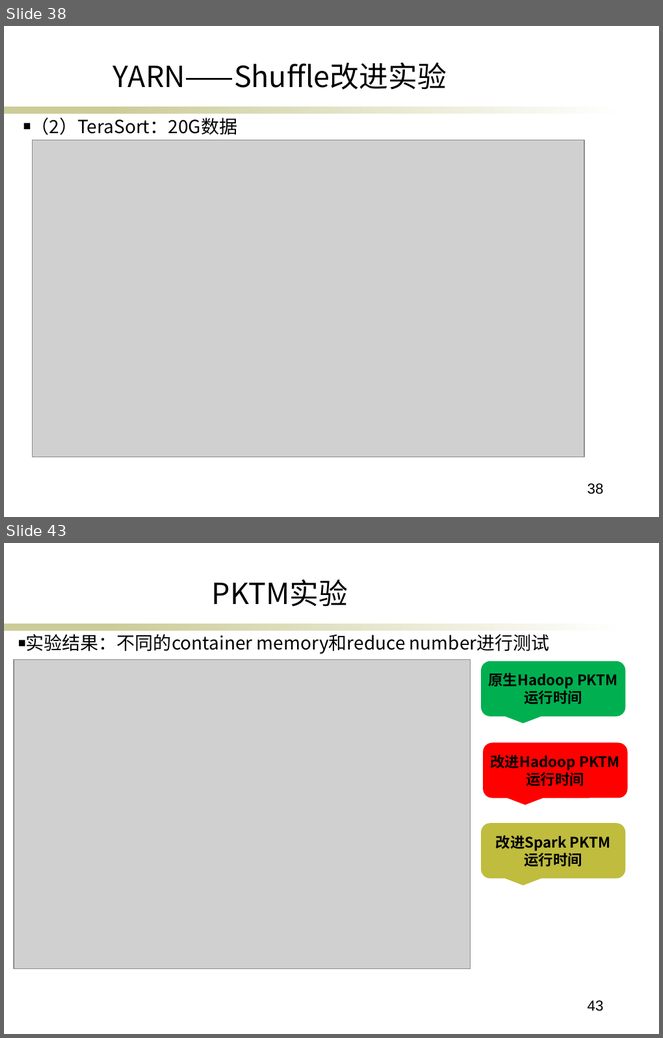
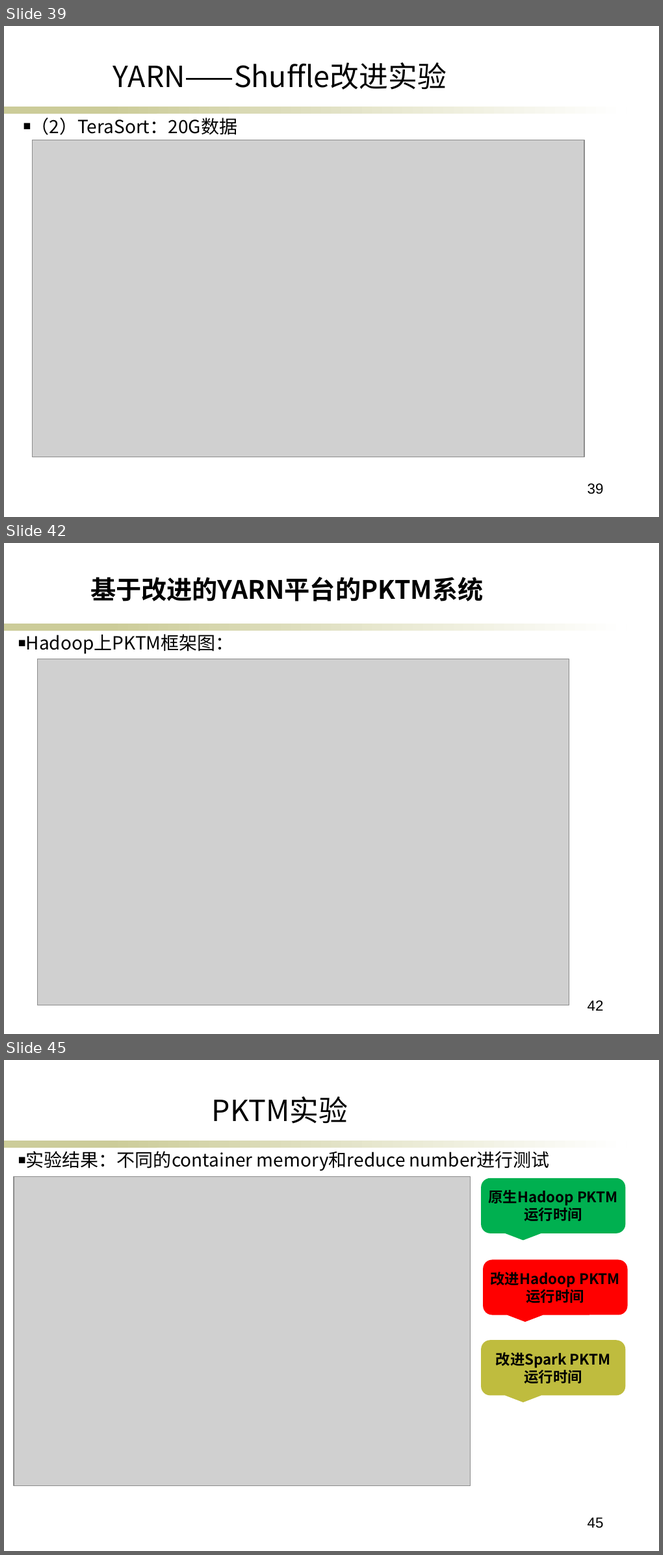
Before and after one commit to ericsonyc/paper, a slide deck: 毕业答辩.pptx. Shown one above the other, each under a label of ours: slides 38 and 43 before the commit, slides 39, 42 and 45 after it; the slides between them are not shown. The pictures are 663x1038 and 663x1555 pixels, drawn with LibreOffice and Linux fonts; fonts in the diff are those of the drawing; grey boxes stand for pictures; background and template pictures are left out. Boxes give left, top, right and bottom in pixels: in the first picture for what was removed or moved away, otherwise in the second. Text is boxed around its words. In the diff, an @@ line names an element or a change of style, - is before the commit and + after.

```diff
--- a/毕业答辩.pptx
+++ b/毕业答辩.pptx
@@ slide 42 added at <box>4,543,659,1034</box>, background #FFFFFF; not listed: 2 template elements that a slide beside it also shows @@
@@ text added at <box>90,577,483,601</box>, 28 pt, text #000000, bold @@
+基于改进的YARN平台的PKTM系统
@@ text added at <box>26,634,234,654</box>, 20 pt, text #000000 @@
+■ Hadoop上PKTM框架图：
@@ picture added at <box>37,659,569,1006</box> @@
@@ page number added at <box>588,1001,604,1011</box>, 16 pt, text #000000 @@
+42
@@ what was slide 38 is now slide 39 @@
@@ page number at <box>588,484,604,495</box>: text changed @@
-38
+39
@@ what was slide 43 is now slide 45 @@
@@ page number at <box>588,1518,604,1529</box>: text changed @@
-43
+45
```
Also in this commit, not shown: 8 slides changed, 4 other slides added, 3 slides removed.
